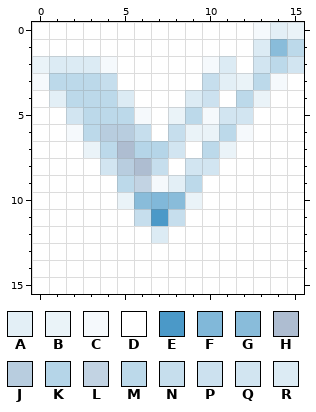
Pixel-art sprite, stored at client/public/favicon-16x16.png. Above, as it was before the edit.
The file is 16x16 pixels. Colours within 5 levels of each other are drawn and written as one.
Palette (. is transparent): A #e3eff6  B #eaf3f8  C #f5f9fc  D #ffffff  E #4b99c8  F #81b8d9  G #89bcda  H #aebdd1  J #b8cddf  K #b5d5e8  L #c2d3e3  M #bcd9ea  N #c6deed  P #cce1ef  Q #d2e5f1  R #dcebf4
After:
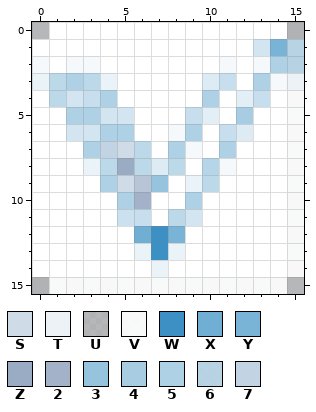
Colours new in this view: S #cfdbe6  T #f2f8fbf7  U #ffffff9a  V #fffffff6  W #3c90c3  X #71aed3  Y #79b3d6  Z #9aabc4  2 #a3b2c9  3 #96c3de  4 #a8cde3  5 #afd1e6  6 #bbd8e9f6  7 #c2d3e3
From the commit log: Add favicons with rounded corners
From old to new:
@@ palette @@
-L #c2d3e3
+L #b8c5d6
@@ x 0..15 @@
- 0 DDDDDDDDDDDDDCAB
- 1 DDDDDDDDDDDDDRGM
- 2 BRRRCDDDDDCRDQMQ
- 3 CMMMNDDDDDNABMCD
- 4 DAMMMRDDDRPDMBDD
- 5 DDQMMMCDBMCQQDDD
- 6 DDCMJJNDNBBMCDDD
- 7 DDDBMHKKQDMBDDDD
- 8 DDDDQJHNDQQDDDDD
- 9 DDDDDMLCAMDDDDDD
-10 DDDDDBGFGBDDDDDD
-11 DDDDDDNENDDDDDDD
-12 DDDDDDDRDDDDDDDD
-13 DDDDDDDDDDDDDDDD
-14 DDDDDDDDDDDDDDDD
-15 DDDDDDDDDDDDDDDD
+ 0 UDDDDDDDDDDDDDDU
+ 1 DDDDDDDDDDDDDQY6
+ 2 CDCCDDDDDDDCDC56
+ 3 BM5MBDDDDDRND5CT
+ 4 DMQN5DDDDD5DANDV
+ 5 DD55QQDDDNAD4DDV
+ 6 DDQQ55DDC5DNRDDV
+ 7 DDD57SMD5CD5DDDV
+ 8 DDDBMZMRMDKCDDDV
+ 9 DDDD5SL3DBMDDDDV
+10 DDDDD52DD5DDDDDV
+11 DDDDDPNDMQDDDDDV
+12 DDDDDDXWYDDDDDDV
+13 DDDDDDBWBDDDDDDV
+14 DDDDDDDBDDDDDDDV
+15 UVVVVVVVVVVVVVVU
Boxes around the changes in both pictures, in picture pixels (x1, y1, x2, y2):
changed: (32, 22, 304, 294)
